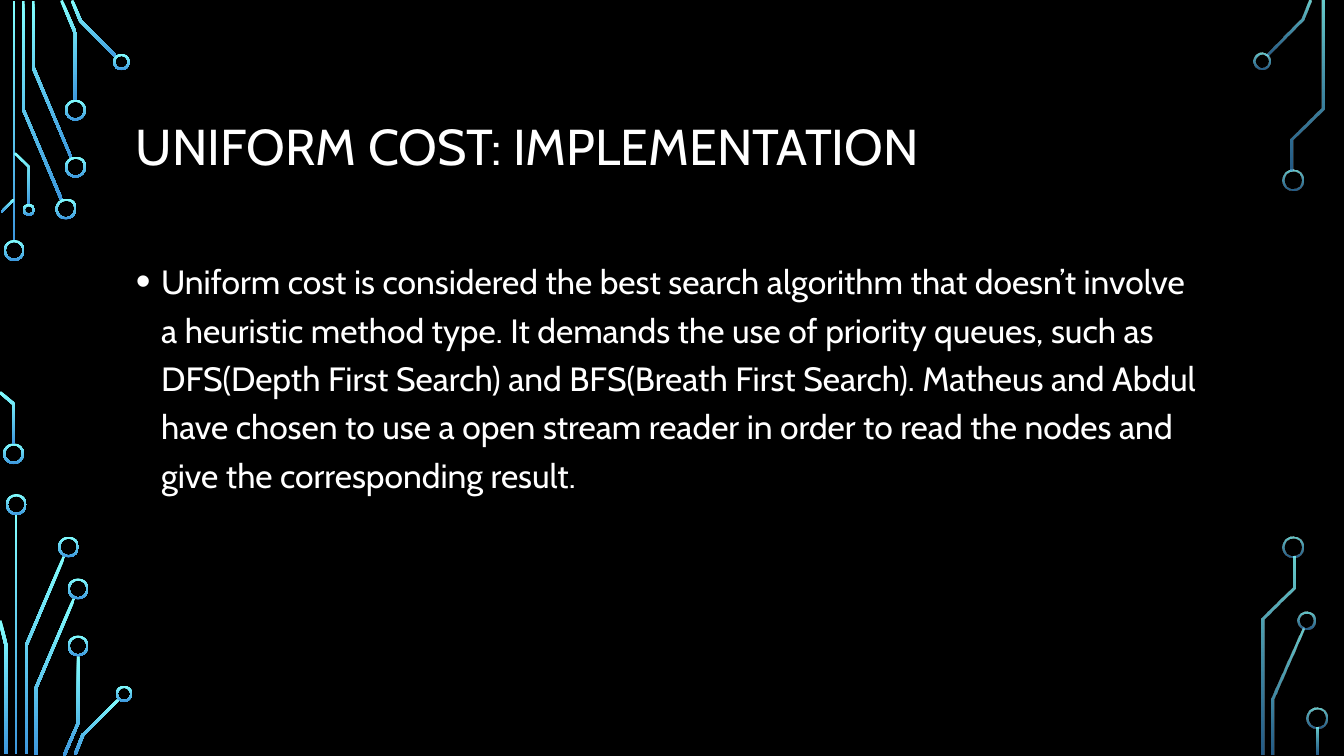
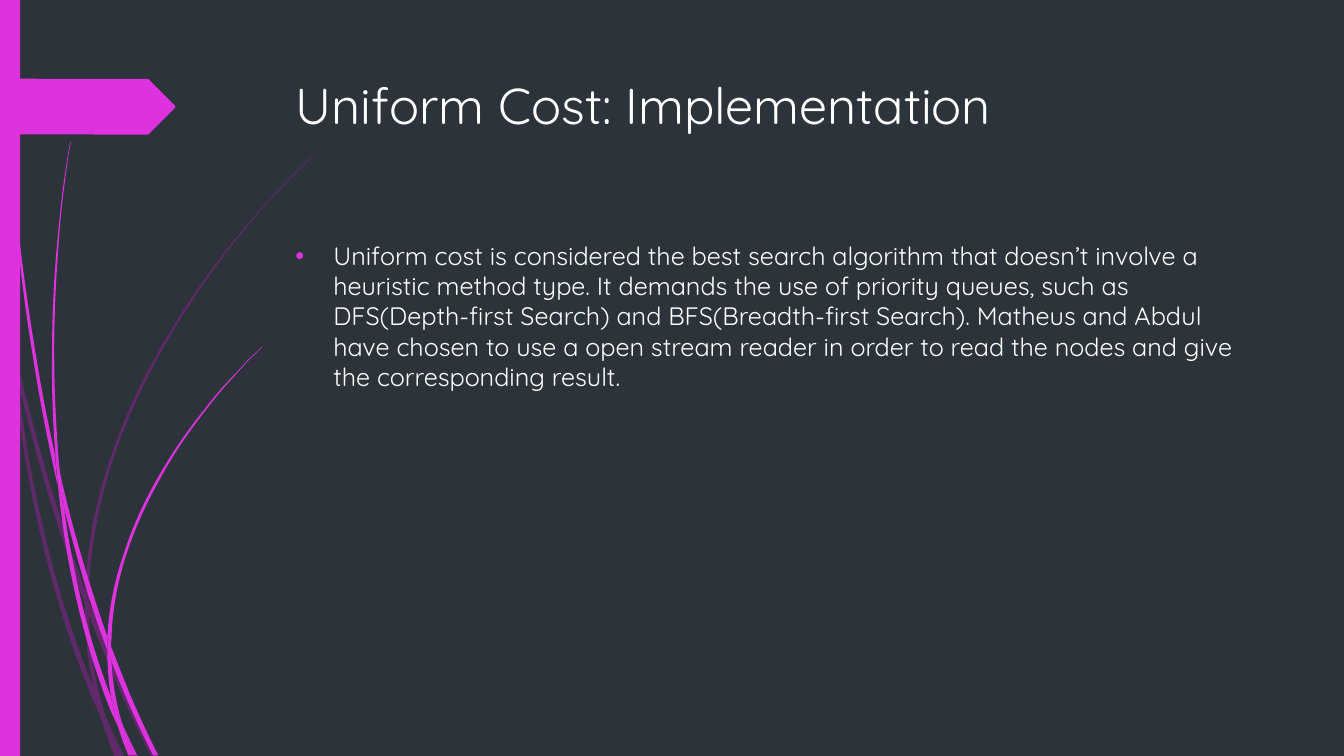
Before and after one commit to x-mizu/CM-and-AI-Coursework-2, a slide deck: slide 5 of Presentation/Presentation Group 14.pptx. Drawn at 1344x756 pixels with LibreOffice and Linux fonts; fonts in the diff are those of the drawing; background and template pictures are left out. Boxes give left, top, right and bottom in pixels: in the first picture for what was removed or moved away, otherwise in the second. Text is boxed around its words. In the diff, an @@ line names an element or a change of style, - is before the commit and + after.

```diff
--- a/Presentation/Presentation Group 14.pptx
+++ b/Presentation/Presentation Group 14.pptx
@@ background picture (left out) to #2C333A @@
@@ rectangle added at (0,0,20,756), fill #DE32DE @@
@@ freeform shape added at (0,79,175,134), fill #DE32DE @@
@@ title "Uniform Cost: Implementation" at (296,86,990,134): vertical alignment middle to top @@
@@ title at (296,86,990,134): text changed; font Cabin to Quicksand @@
-UNIFORM COST: IMPLEMENTATION
+Uniform Cost: Implementation
@@ text at (333,246,1232,391): text changed; size 24 to 18 pt; font Cabin to Quicksand @@
-• Uniform cost is considered the best search algorithm that doesn’t involve a heuristic method type. It demands the use of priority queues, such as DFS(Depth First Search) and BFS(Breath First Search). Matheus and Abdul have chosen to use a open stream reader in order to read the nodes and give the corresponding result.
+• Uniform cost is considered the best search algorithm that doesn’t involve a heuristic method type. It demands the use of priority queues, such as DFS(Depth-first Search) and BFS(Breadth-first Search). Matheus and Abdul have chosen to use a open stream reader in order to read the nodes and give the corresponding result.
@@ fill gradient #82FFFF to #3D97DE to #DE32DE in 5 elements at (111,697,134,755), (107,636,111,661), (123,725,138,756), (57,481,118,728), (55,453,65,509) @@
@@ freeform shape: place and size @@
-freeform shape at (0,391,15,445)
+freeform shape at (55,453,65,509)
@@ freeform shape: place and size @@
-freeform shape at (24,556,65,754)
+freeform shape at (57,481,118,728)
@@ fill gradient #82FFFF to #3D97DE to #B01CB0 at 40% opacity in 3 elements at (89,601,156,756), (85,604,106,717), (85,591,89,615) @@
@@ freeform shape: place and size @@
-freeform shape at (68,579,89,600)
+freeform shape at (85,591,89,615)
@@ freeform shape: place and size @@
-freeform shape at (63,655,80,756)
+freeform shape at (85,604,106,717)
@@ freeform shape: place and size @@
-freeform shape at (34,598,76,755)
+freeform shape at (89,601,156,756)
@@ freeform shape: place and size @@
-freeform shape at (68,635,89,656)
+freeform shape at (107,636,111,661)
@@ group added at (3,0,262,756): 7 freeform shapes @@
@@ group added at (0,154,315,756): 7 freeform shapes @@
@@ freeform shape: place and size @@
-freeform shape at (74,698,120,755)
+freeform shape at (111,697,134,755)
@@ freeform shape: place and size @@
-freeform shape at (116,686,133,702)
+freeform shape at (123,725,138,756)
@@ group removed at (0,0,1328,755): 25 freeform shapes, 3 rectangles @@
```
Also in this commit, not shown: 9 other slides changed.
